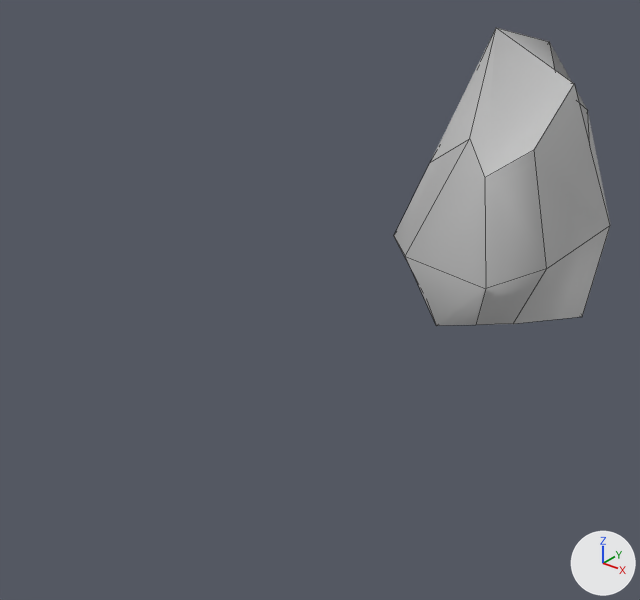
Before and after pictures for a commit that changed the FBX model Assets/Models/Spring/Rocks/Rock_Jean_Spring.fbx.
Rendered twice from a 50 mm camera at (8.86, -9.12, 3.7) aimed at (5.27, -4.63, 0.91). The axes (+X, +Y, +Z) are drawn at lower right. The lights are the same throughout. Mesh edges are drawn as thin lines. Where no turn or scale is listed for an object, it has been applied to the vertices.
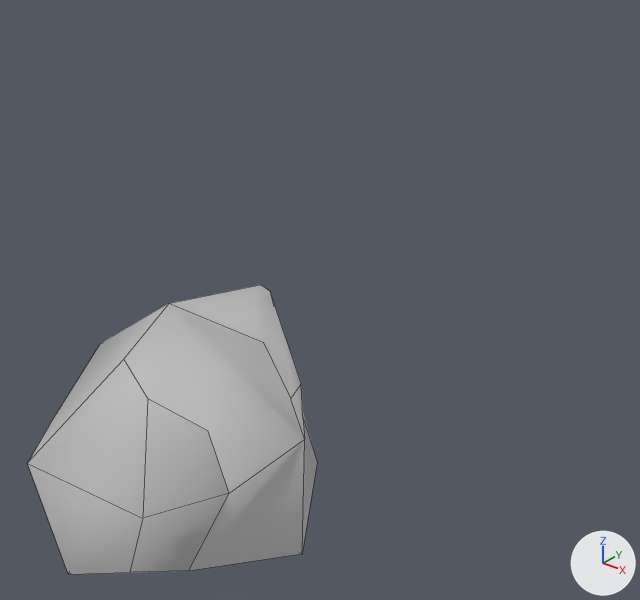
Where the change shows, as pixel boxes (x1, y1, x2, y2) in the pictures (640 x 600 px):
'pCube4', reshaped, moved (34% wider)
    before: (394, 28, 610, 326)
    after: (28, 285, 317, 575)

Diff of the bpy script that builds the scene:
```diff
--- a/Assets/Models/Spring/Rocks/Rock_Jean_Spring.fbx.py
+++ b/Assets/Models/Spring/Rocks/Rock_Jean_Spring.fbx.py
@@ me_mesh @@
 # used by ob_pcube4; location = (5.418, -2.278, 0.682)
-me_mesh.from_pydata(...)  # 32 vertices, 28 faces; spans x -0.76..0.99, y -0.99..1.0, z -0.5..1.81
+me_mesh.from_pydata(...)  # 28 vertices, 19 faces; spans x -0.76..0.91, y -0.94..1.0, z -0.5..0.68
+# me_mesh part 1
+# 11 vertices are removed from x -0.76..0.53, y -0.5..0.7, z 0.0..1.81
+# 18 faces are deleted
+# 5 vertices move from x 0.0..0.99, y -0.99..0.78, z 0.0..1.03 to x 0.0..0.82, y -0.74..0.78, z 0.0..0.6
+# 7 vertices are added at x -0.65..0.53, y -0.5..0.7, z 0.0..0.68
+# 9 new faces join them
 me_mesh.materials.append(mat_lambert1)
@@ ob_pcube4 @@
 ob_pcube4 = bpy.data.objects.new('pCube4', me_mesh)
-ob_pcube4.location = (5.418, -2.278, 0.682)
+ob_pcube4.location = (5.418, -6.107, 0.682)
```
